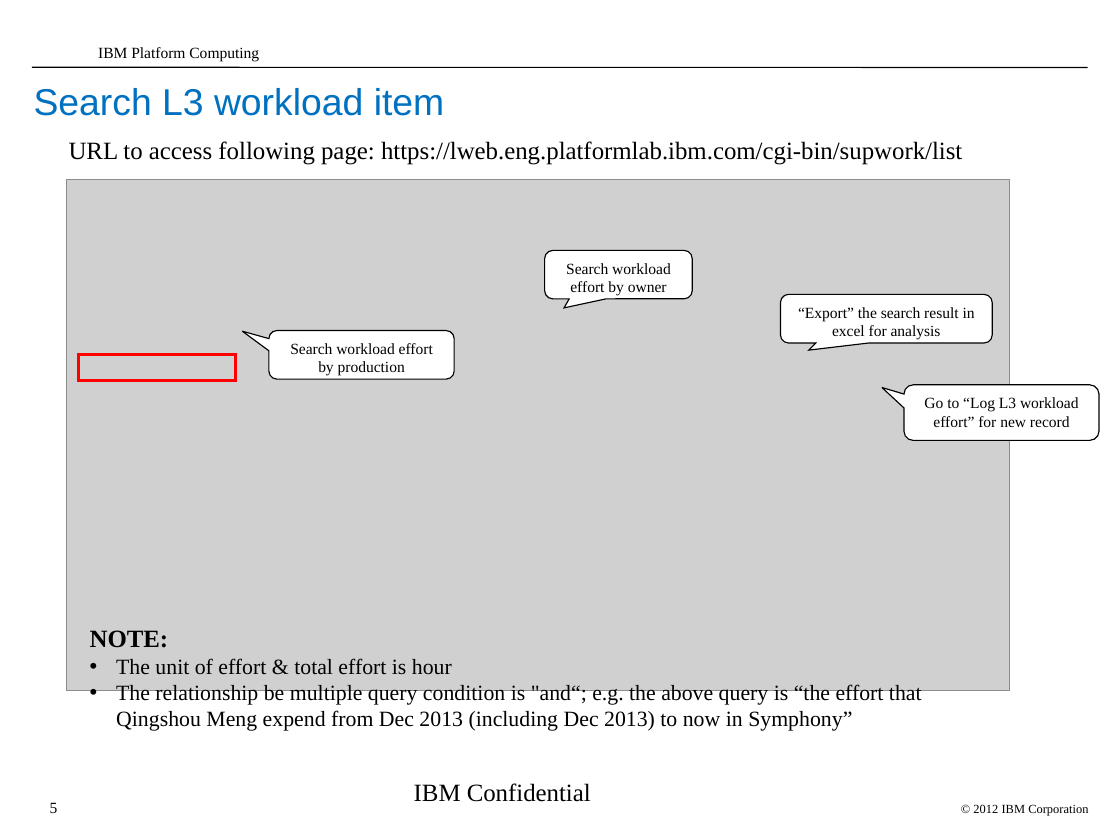
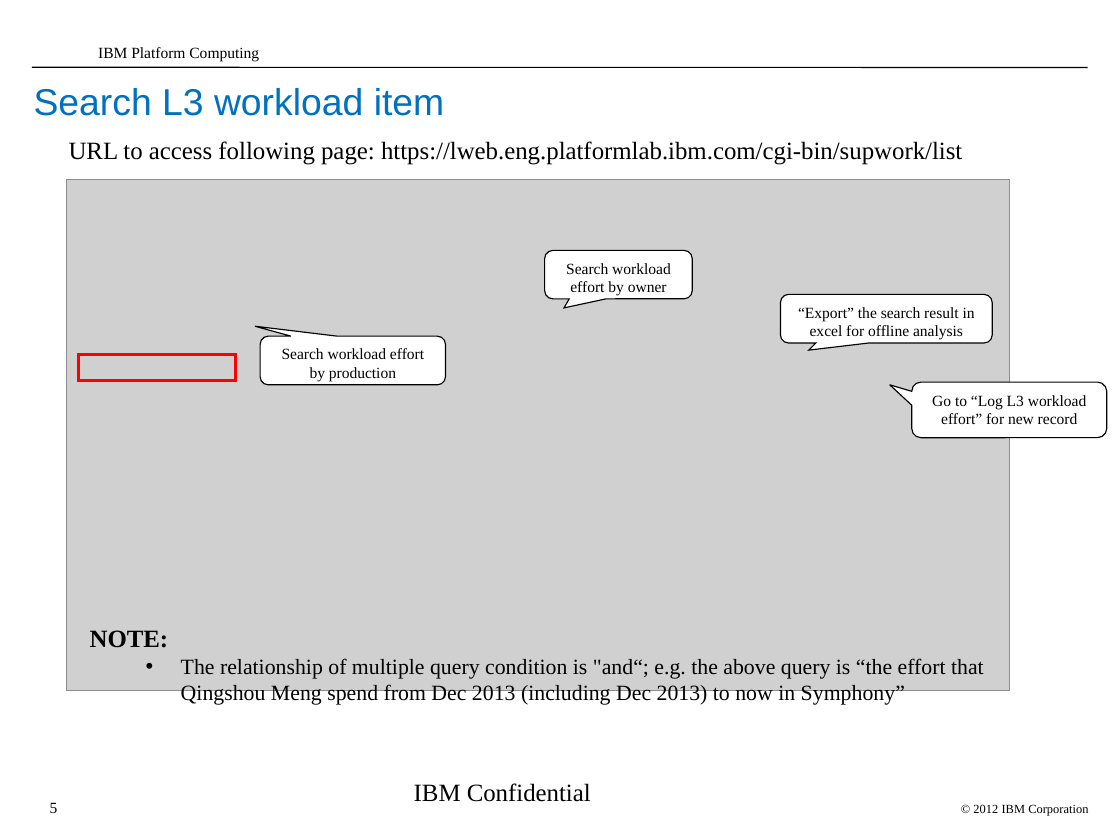
Before and after one commit to dma1982/algo, a slide deck: slide 5 of process/L3_workload_tracing_system_tutorial.ppt. Drawn at 1120x840 pixels with LibreOffice and Linux fonts; fonts in the diff are those of the drawing; grey boxes stand for pictures; background and template pictures are left out. Boxes give left, top, right and bottom in pixels: in the first picture for what was removed or moved away, otherwise in the second. Text is boxed around its words. In the diff, an @@ line names an element or a change of style, - is before the commit and + after.

```diff
--- a/process/L3_workload_tracing_system_tutorial.ppt
+++ b/process/L3_workload_tracing_system_tutorial.ppt
@@ text in rounded speech box at [798, 307, 975, 340]: text changed @@
-“Export” the search result in excel for analysis
+“Export” the search result in excel for offline analysis
@@ rounded speech box "Search workload effort by production": place and size @@
-rounded speech box "Search workload effort by production" at [269, 330, 454, 379]
+rounded speech box "Search workload effort by production" at [260, 336, 445, 384]
@@ rounded speech box "Search workload effort by production" at [260, 336, 445, 384]: proportions changed @@
@@ rounded speech box "Go to “Log L3 workload ...": place and size @@
-rounded speech box "Go to “Log L3 workload ..." at [904, 385, 1099, 441]
+rounded speech box "Go to “Log L3 workload ..." at [912, 382, 1107, 438]
@@ text at [181, 658, 984, 705]: text changed @@
-• The unit of effort & total effort is hour
-• The relationship be multiple query condition is "and“; e.g. the above query is “the effort that Qingshou Meng expend from Dec 2013 (including Dec 2013) to now in Symphony”
+  • The relationship of multiple query condition is "and“; e.g. the above query is “the effort that Qingshou Meng spend from Dec 2013 (including Dec 2013) to now in Symphony”
```
Also in this commit, not shown: 4 other slides changed.
